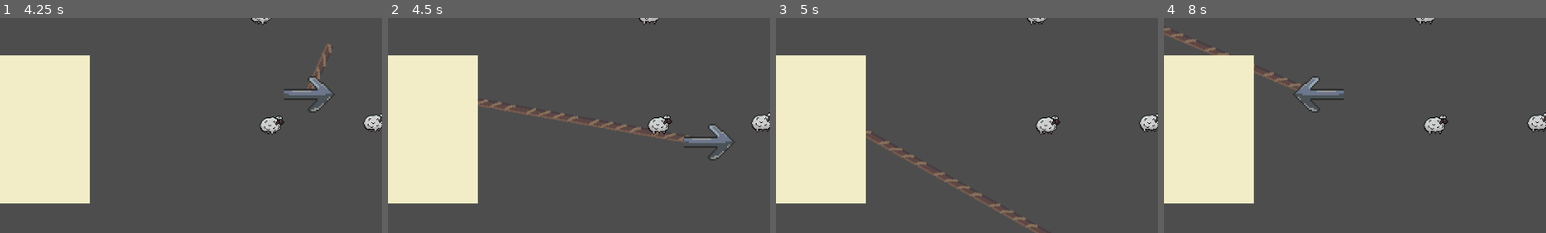
Above: before the commit, frames 1-4 (left to right).
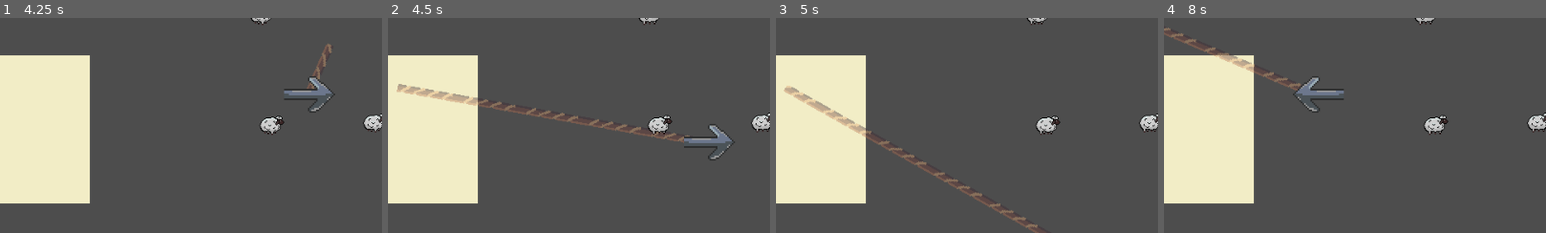
Above: after the commit, the same moments.

Repository: kinghos/GMTK-Game-Jam-2025
Game: Godot game, scene res://scenes/ui/title_screen.tscn
Same seed, same stepped clock (60 frames per second), same inputs: the game is played once before the commit and once after it.
Inputs (mouse positions are % of the whole screen's width and height, from its top left):
- Up to frame 1 (4.25 s): click "PLAY" at 0.5 s; click (95, 92) at 1.25 s; click (95, 92) at 2 s; click (96, 93) at 2.75 s; move the mouse to (72, 45) at 3.52 s; hold Right (Right) from 3.53 s (still down); hold Space (Kick) from 3.53 s (still down); click (72, 45) at 3.67 s
- Up to frame 2 (4.5 s): move the mouse to (30, 55) at 4.27 s; release Right (Right) at 4.28 s; release Space (Kick) at 4.28 s; hold S (Down) from 4.28 s (still down); tap Space (Kick) at 4.35 s; click (30, 55) at 4.42 s
- Up to frame 3 (5 s): keep holding S (Down)
- Up to frame 4 (8 s): move the mouse to (60, 28) at 5.02 s; release S (Down) at 5.03 s; hold Right (Right) 5.03-5.78 s; hold Space (Kick) 5.03-5.78 s; click (60, 28) at 5.17 s; move the mouse to (45, 70) at 5.77 s; hold Up (Up) 5.78-6.53 s; tap Space (Kick) at 5.85, 7.35 s; click (45, 70) at 5.92 s; move the mouse to (80, 65) at 6.52 s; hold Space (Kick) 6.53-7.28 s; hold Left (Left) from 6.53 s (still down); click (80, 65) at 6.67 s; move the mouse to (20, 35) at 7.27 s; click (20, 35) at 7.42 s
The pictures show only the part of the screen within x 29-79%, y 39-89%; the shares and areas given below are measured in that part.

Frame 1 is identical in both runs. In frame 2, 0.8% of the frame differs, in the area x 2-24%, y 30-41%; in frame 3, 0.9%, in the area x 2-24%, y 31-56%; in frame 4, 0.3%.

Commit message:
Lasso, kick stun changes

Diff:
--- a/scenes/animals/animal.gd
+++ b/scenes/animals/animal.gd
@@ -6,10 +6,13 @@
 var being_stunned: bool
 
 @export var kick_distance: float = 50
+
 @onready var animation_player: AnimationPlayer = $AnimationPlayer
 @onready var animated_sprite_2d: AnimatedSprite2D = $AnimatedSprite2D
 @onready var kick_particles: CPUParticles2D = $KickParticles
 @onready var collision_shape_2d: CollisionShape2D = $CollisionShape2D
+@onready var stun_timer: Timer = $StunTimer
+
 
 func _on_kick_range_body_entered(body: Node2D) -> void:
 	if body is Player:
@@ -52,14 +55,15 @@
 func stun():
 	being_stunned = true
 
-
-
 	animation_player.play("stun")
 	kick_particles.emitting = true
 	animated_sprite_2d.animation = "idle"
 	collision_shape_2d.disabled = true
+	stun_timer.start()
 
-	await animation_player.animation_finished
+
+func _on_stun_timer_timeout() -> void:
+	animation_player.stop()
 	animated_sprite_2d.animation = "walk"
 	collision_shape_2d.disabled = false
 	being_stunned = false
--- a/scenes/animals/animal.tscn
+++ b/scenes/animals/animal.tscn
@@ -40,5 +40,9 @@
 scale_amount_min = 0.5
 scale_amount_max = 0.7
 
+[node name="StunTimer" type="Timer" parent="."]
+one_shot = true
+
 [connection signal="body_entered" from="KickRange" to="." method="_on_kick_range_body_entered"]
 [connection signal="body_exited" from="KickRange" to="." method="_on_kick_range_body_exited"]
+[connection signal="timeout" from="StunTimer" to="." method="_on_stun_timer_timeout"]
--- a/scenes/animals/sheep.tscn
+++ b/scenes/animals/sheep.tscn
@@ -114,6 +114,7 @@
 [sub_resource type="Animation" id="Animation_xbeb1"]
 resource_name = "stun"
 length = 0.375
+loop_mode = 1
 tracks/0/type = "value"
 tracks/0/imported = false
 tracks/0/enabled = true
--- a/scenes/lasso.gd
+++ b/scenes/lasso.gd
@@ -48,7 +48,11 @@
 				finish_lasso()
 
 func start_lasso():
+	modulate = Color(1, 1, 1, 1)
 	is_drawing = true
+	var tween_array: Array[Tween] = get_tree().get_processed_tweens()
+	for tween in tween_array:
+		tween.stop()
 	clear()
 
 func finish_lasso():
@@ -57,6 +61,7 @@
 		close_shape()
 		update_polygon()
 		stun_animals_in_lasso()
+		fade_out()
 	else:
 		clear()
 
@@ -73,6 +78,14 @@
 	line.clear_points()
 	lasso_polygon.polygon = []
 
+func fade_out():
+	var tween = get_tree().create_tween()
+	print("fading")
+	tween.tween_property(self, "modulate", Color(1, 1, 1, 0), 1)
+	await tween.finished
+	clear()
+	modulate = Color(1, 1, 1, 1)
+
 func calculate_perimeter_with_extra_point(existing_points: PackedVector2Array, new_point: Vector2) -> float:
 	var total = 0
 	for i in range(existing_points.size() - 1):
@@ -88,7 +101,7 @@
 		if animal is BaseAnimal:
 			var local_pos = to_local(animal.global_position)
 			if Geometry2D.is_point_in_polygon(local_pos, lasso_polygon.polygon):
-				if !animal.being_stunned:
+				if !animal.being_stunned and !animal.being_kicked:
 					animal.stun()
 
 # Unused for now: do we want to make sure the lasso drawn by the player is circular?
--- a/scenes/player.gd
+++ b/scenes/player.gd
@@ -19,5 +19,6 @@
 func _input(event: InputEvent) -> void:
 	if event.is_action_pressed("Kick"):
 		for animal in animals_in_range:
-			if !animal.being_kicked:
+			if !animal.being_kicked and animal.being_stunned:
+				animal._on_stun_timer_timeout()
 				animal.kick()
--- a/scenes/test_scene.tscn
+++ b/scenes/test_scene.tscn
@@ -31,4 +31,5 @@
 position = Vector2(453, 307)
 
 [node name="Pen" parent="." instance=ExtResource("5_qjeyg")]
+z_index = -1
 position = Vector2(296, 350)
Not shown: 1 places in scenes/test_scene.tscn that only renumber resources
